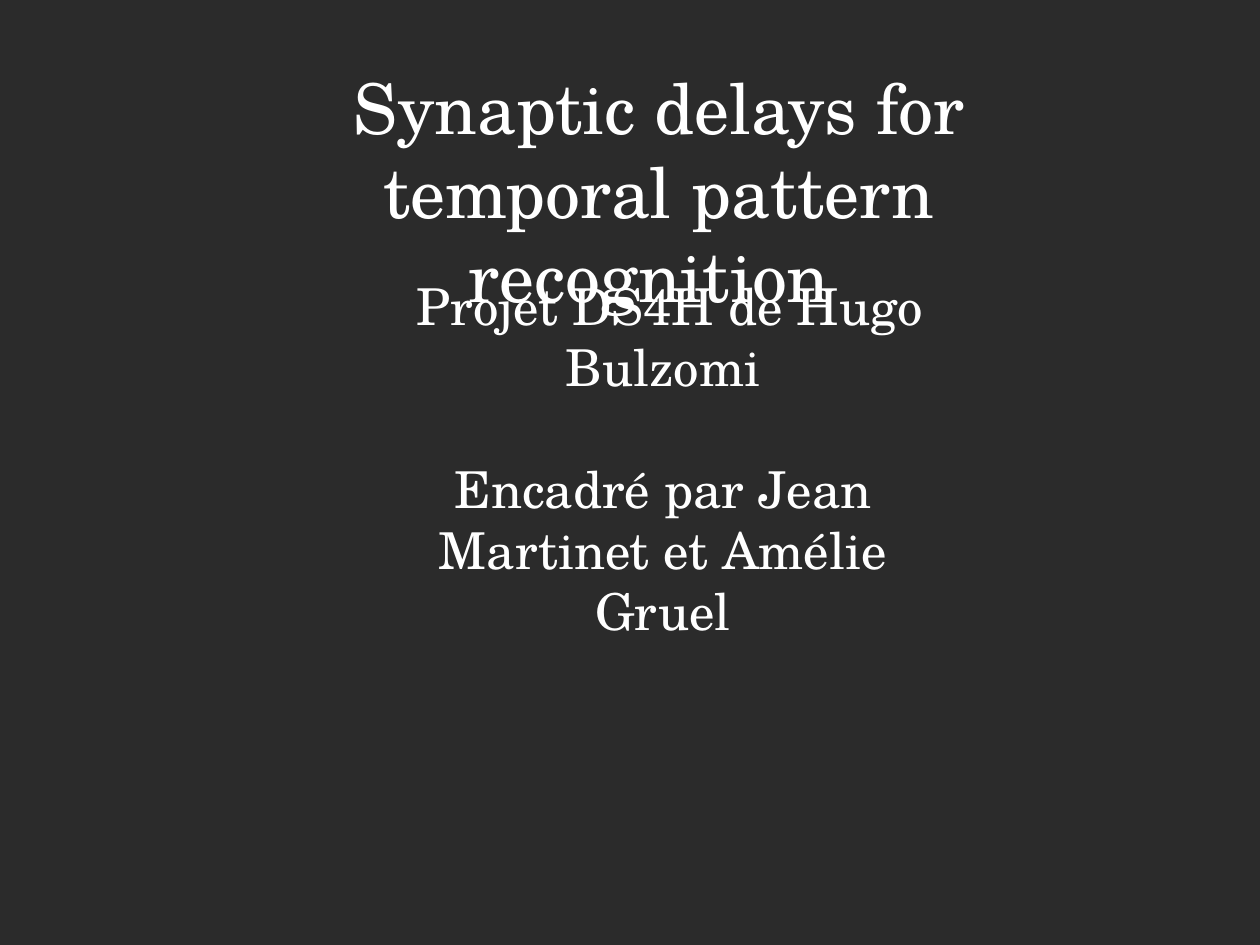
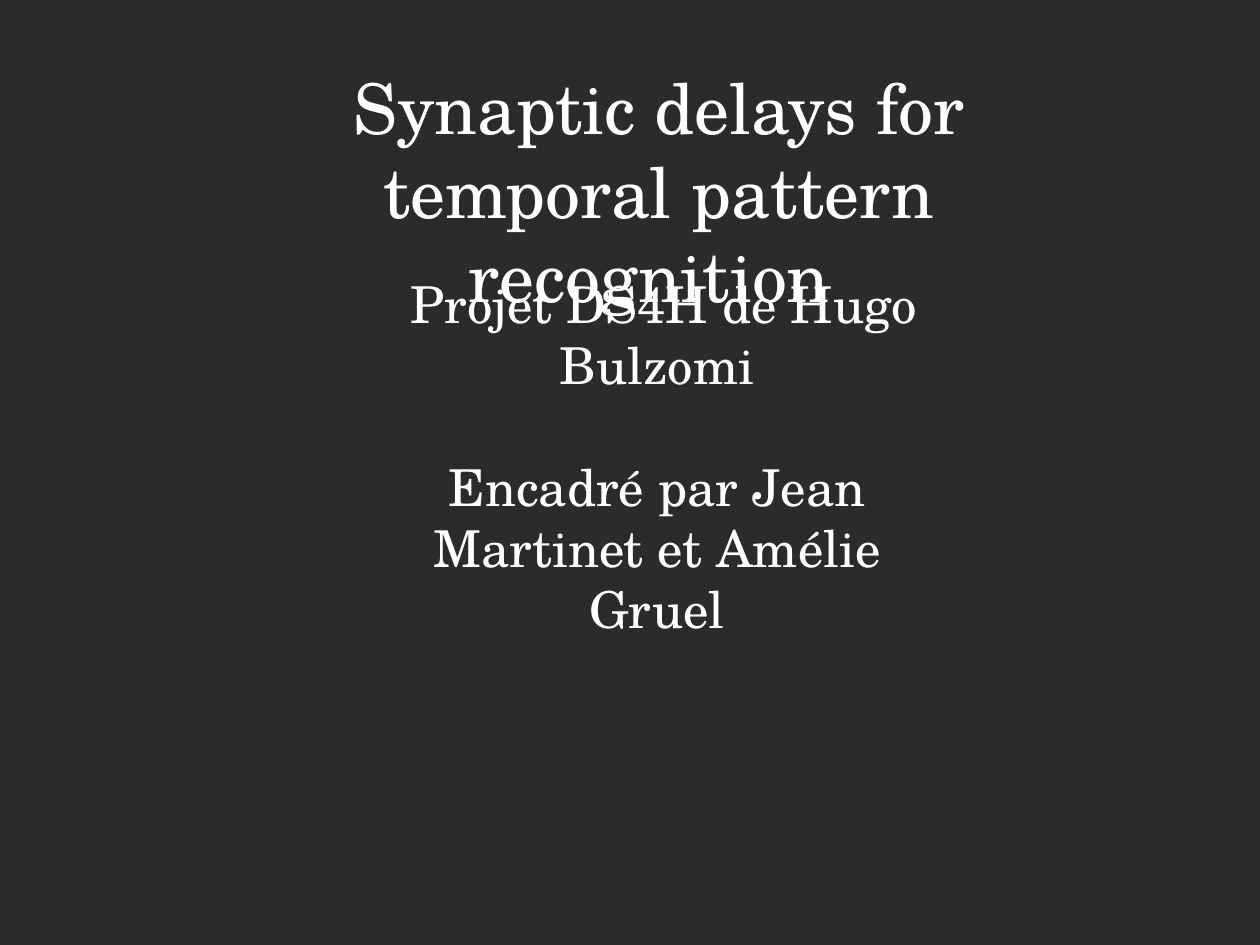
Before and after one commit to HugoBulzomi/SNN_Delay_Learning, a slide deck: slide 1 of DS4H_presentation.odp. Drawn at 1260x945 pixels with LibreOffice and Linux fonts; fonts in the diff are those of the drawing; background and template pictures are left out; a plain dark background stands for a picture behind light text. Boxes give left, top, right and bottom in pixels: in the first picture for what was removed or moved away, otherwise in the second. Text is boxed around its words. In the diff, an @@ line names an element or a change of style, - is before the commit and + after.

```diff
--- a/DS4H_presentation.odp
+++ b/DS4H_presentation.odp
@@ subtitle "Projet DS4H de Hugo Bulzomi": place and size @@
-subtitle "Projet DS4H de Hugo Bulzomi" at <box>417,275,923,631</box>
+subtitle "Projet DS4H de Hugo Bulzomi" at <box>411,273,917,629</box>
```
Also in this commit, not shown: 5 other slides changed, 1 other file.
